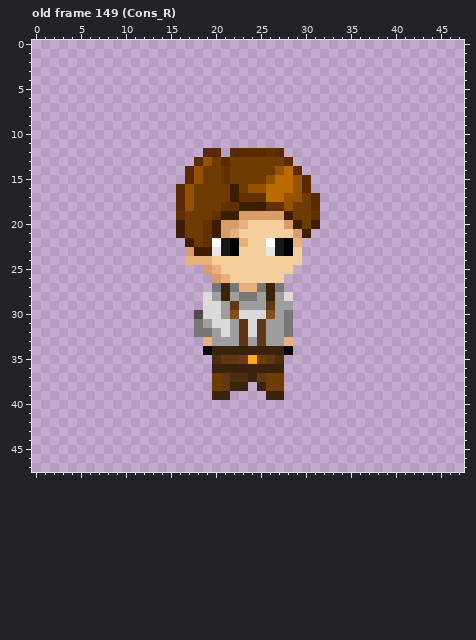
Two versions of one pixel-art file, Skins/Default.aseprite. The first picture shows the starting point.
48x48 pixels, 160 frames. Colours within 5 levels of each other are drawn and written as one. Shown: old frame 149 (Cons_R). The commit also changed other frames, which this record leaves out.
Once edited:
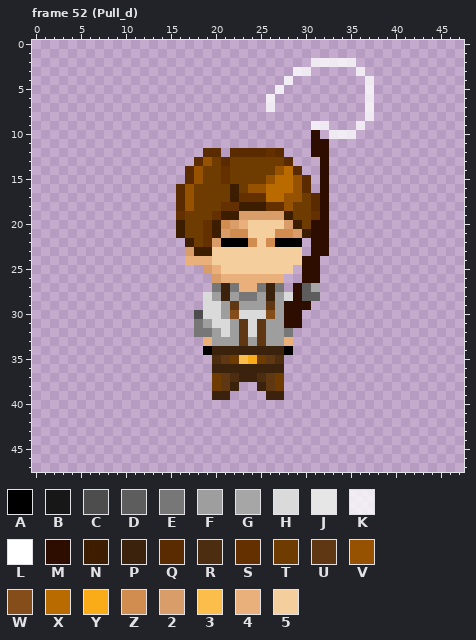
Palette (. is transparent): A #000000  B #171717  C #4d4d4d  D #5d5d5d  E #777777  F #9e9e9e  G #a6a6a6  H #dadada  J #e6e6e6  K #ffffffc8  L #ffffff  M #2d0d00  N #3c1d00  P #3a220c  Q #5a2b00  R #4c2d0f  S #643000  T #6e3c00  U #5f3813  V #965200  W #844d1a  X #ba6b00  Y #faac18  Z #d18c4f  2 #d89d68  3 #fbbe4a  4 #e9b07b  5 #f4ce9c
A new or re-ordered frame is compared with the old frame closest to it.
Diff:
frames 160 -> 176
--- frame 52 (Pull_d) is new; against old frame 149 (Cons_R), layers "Fishing rod", "Head", "Leg"
@@ x 18..39 @@
  1 ......................
- 2 ......................
- 3 ......................
- 4 ......................
- 5 ......................
- 6 ......................
- 7 ......................
- 8 ......................
- 9 ......................
-10 ......................
-11 ......................
-12 .QQ.QQQQSQ............
-13 QVTQTTTTTTQ...........
-14 VTTSTTTTTVXQ..........
-15 VTTSTTTTVXXVQ.........
-16 TTTTNTVVXXXVQ.........
-17 TTTTNSSSXXVVTQ........
-18 TTTSSNNNSSVTTQ........
-19 TTSNN22222NTTS........
-20 TSN22455552NTN........
-21 TSN245555552N.........
-22 TSLBA455LBA4..........
-23 NNJBA555JBA5..........
-24 445555555555..........
-25 .2455555555...........
-26 ..24555555............
-27 ..EPE44EPE............
-28 .HFPFEEFPFH...........
-29 .HHFUFFFUFF...........
-30 CHHFWHHHWFE...........
-31 EFHHFUHUFFE...........
+ 2 .............KKKKK....
+ 3 ...........KK.....K...
+ 4 ..........K........K..
+ 5 .........K.........K..
+ 6 ........K..........K..
+ 7 ........K..........K..
+ 8 ...................K..
+ 9 .............KK...K...
+10 .............M.KKK....
+11 .............MM.......
+12 .QQ.QQQQSQ...MM.......
+13 QVTQTTTTTTQ...M.......
+14 VTTSTTTTTVXQ..M.......
+15 VTTSTTTTVXXVQ.M.......
+16 TTTTNTVVXXXVQ.M.......
+17 TTTTNSSSXXVVTQM.......
+18 TTTSSNNNSSVTTQM.......
+19 TTSNN22222NTTSM.......
+20 TSNZ2455552NTMM.......
+21 TSN2ZZ555ZZ2NMM.......
+22 TS2AAAZ5ZAAA.MM.......
+23 NN5555555555.MM.......
+24 445555555555MM........
+25 .2455555555.MM........
+26 ..24444444..MM........
+27 ..EPE44EPE.MDG........
+28 .HFPFEEFPFHMDD........
+29 .HHFUFFFUFMMM.........
+30 CHHFWHHHWFMM..........
+31 EFHHFUHUFFMM..........
 32 EEFHFUHUFFE...........
@@ x 20..28 @@
 34 PPPPPPPPA
-35 RUUTYTUR.
+35 RUT3YTUR.
 36 PPPPPPPP.
-37 TURRPUTT.
-38 TUPP.PTT.
+37 TURPPRUT.
+38 TUP..PUT.
 39 PP....PP.
